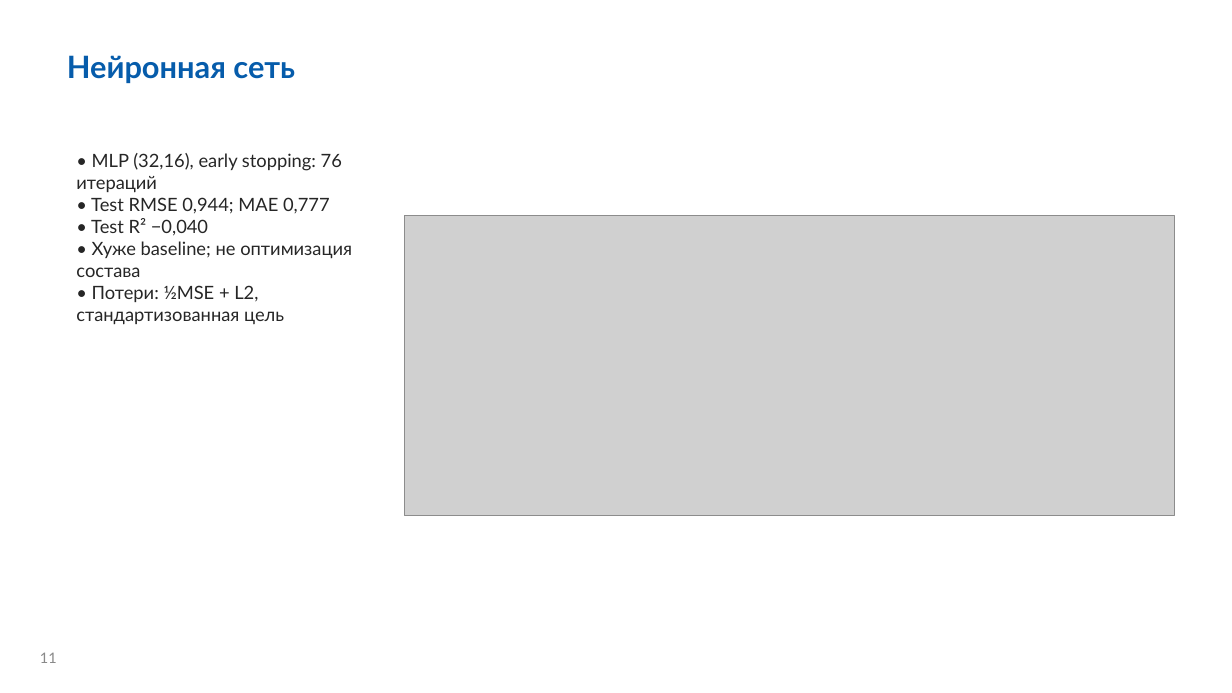
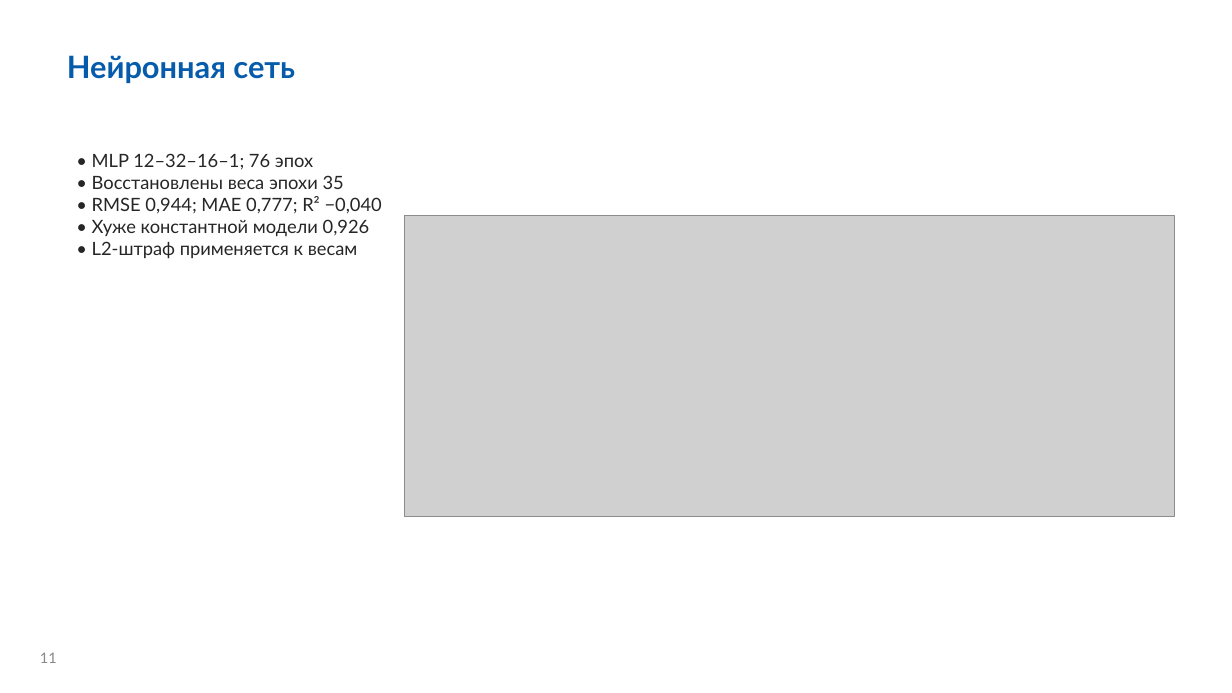
Before and after one commit to fpvcstep/composites-property-prediction, a slide deck: slide 11 of presentation/defense.pptx. Drawn at 1232x693 pixels with LibreOffice and Linux fonts; fonts in the diff are those of the drawing; grey boxes stand for pictures; background and template pictures are left out. Boxes give left, top, right and bottom in pixels: in the first picture for what was removed or moved away, otherwise in the second. Text is boxed around its words. In the diff, an @@ line names an element or a change of style, - is before the commit and + after.

```diff
--- a/presentation/defense.pptx
+++ b/presentation/defense.pptx
@@ text at box(92, 153, 382, 259): text changed @@
-• MLP (32,16), early stopping: 76 итераций
-• Test RMSE 0,944; MAE 0,777
-• Test R² −0,040
-• Хуже baseline; не оптимизация состава
-• Потери: ½MSE + L2, стандартизованная цель
+• MLP 12–32–16–1; 76 эпох
+• Восстановлены веса эпохи 35
+• RMSE 0,944; MAE 0,777; R² −0,040
+• Хуже константной модели 0,926
+• L2-штраф применяется к весам
```
Also in this commit, not shown: 11 other slides changed, 16 other files.
